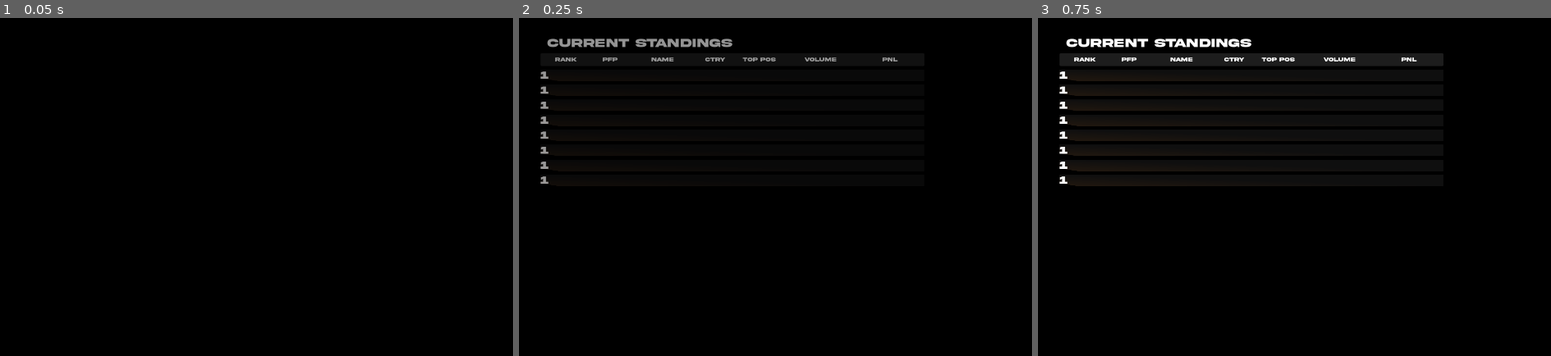
Above: before the commit, frames 1-3 (left to right).
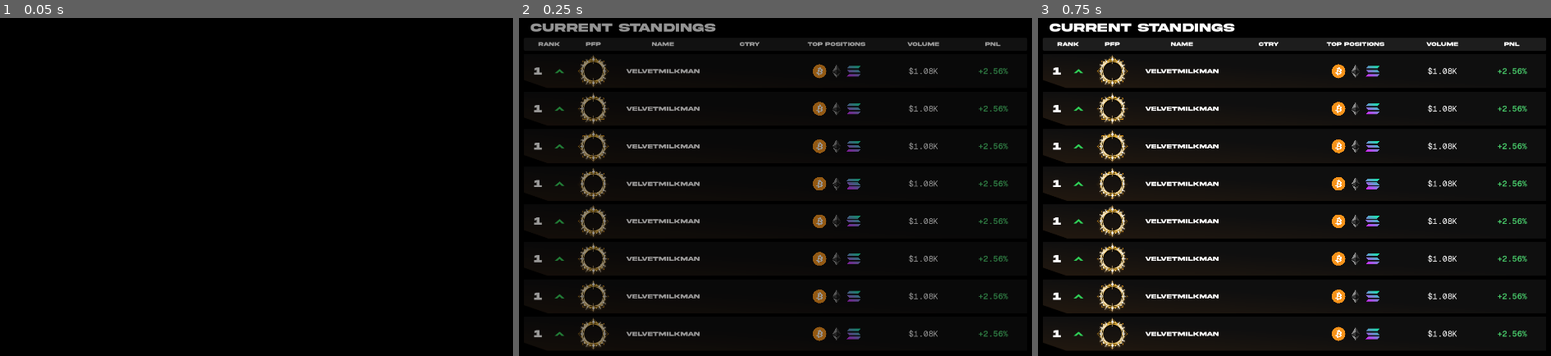
Above: after the commit, the same moments.

Repository: Dexterminator/legend-trade-event-app
Game: Godot game, scene res://scenes/main/main.tscn
Same seed, same stepped clock (60 frames per second), same inputs: the game is played once before the commit and once after it.
Inputs:
- Up to frame 1 (0.05 s): no input
- Up to frame 2 (0.25 s): no input
- Up to frame 3 (0.75 s): tap Enter at 0.5 s; tap 1 at 0.6 s

Frame 1 is identical in both runs. In frame 2, 7.6% of the frame differs, in the area x 2-96%, y 1-99%; in frame 3, 17%, in the area x 0-100%, y 1-99%.
Error in both runs: Invalid access to property or key 'placement_label' on a base object of type 'PanelContainer (PlayerPanel)'. (res://scenes/standings_overlay/standings_overlay.…

Commit message:
Leaerboard layout

Diff:
--- a/client/scenes/standings_overlay/player_panel/player_panel.tscn
+++ b/client/scenes/standings_overlay/player_panel/player_panel.tscn
@@ -4,12 +4,21 @@
 [ext_resource type="Theme" uid="uid://mdn7ofcnq8dn" path="res://assets/theme.tres" id="1_bxhcd"]
 [ext_resource type="Texture2D" uid="uid://ceyw6q48hbfqi" path="res://assets/basecard.svg" id="2_l0tbx"]
 [ext_resource type="FontFile" uid="uid://cnk6su13xxbv4" path="res://assets/akira_expanded/Akira Expanded Demo.otf" id="4_bxhcd"]
+[ext_resource type="Texture2D" uid="uid://chn5yt6q3nvbm" path="res://assets/up-position.svg" id="5_r568l"]
+[ext_resource type="Texture2D" uid="uid://bfluwuj1myb8d" path="res://assets/pfp_border.png" id="6_87vf4"]
+[ext_resource type="Texture2D" uid="uid://fn5cdcyey50a" path="res://assets/flag_us.png" id="7_fqxgb"]
+[ext_resource type="Texture2D" uid="uid://cgkgjq1k4stft" path="res://assets/BTC.png" id="8_oghwe"]
+[ext_resource type="Texture2D" uid="uid://dwje5kcc6t0o3" path="res://assets/SOL.png" id="9_tcy7y"]
+[ext_resource type="Texture2D" uid="uid://bl8l1htj0piq" path="res://assets/ETH.png" id="10_7ty48"]
+[ext_resource type="FontFile" uid="uid://b2ipp26hqd2i1" path="res://assets/Geist_Mono/static/GeistMono-Regular.ttf" id="11_5p1tb"]
+[ext_resource type="FontFile" uid="uid://g8chxwbm1455" path="res://assets/Geist_Mono/static/GeistMono-SemiBold.ttf" id="12_l56je"]
 
 [sub_resource type="StyleBoxTexture" id="StyleBoxTexture_bxhcd"]
 texture = ExtResource("2_l0tbx")
 
 [node name="PlayerPanel" type="PanelContainer" unique_id=275146529]
 clip_contents = true
+custom_minimum_size = Vector2(0, 100)
 offset_right = 228.0
 offset_bottom = 65.0
 size_flags_horizontal = 3
@@ -22,7 +31,9 @@
 layout_mode = 2
 
 [node name="RankContainer" type="HBoxContainer" parent="HBoxContainer" unique_id=1718828486]
+custom_minimum_size = Vector2(150, 0)
 layout_mode = 2
+alignment = 1
 
 [node name="Label" type="Label" parent="HBoxContainer/RankContainer" unique_id=1047074440]
 layout_mode = 2
@@ -30,5 +41,75 @@
 theme_override_font_sizes/font_size = 32
 text = "1"
 
+[node name="Spacer" type="Control" parent="HBoxContainer/RankContainer" unique_id=1955787534]
+custom_minimum_size = Vector2(30, 0)
+layout_mode = 2
+
 [node name="TextureRect" type="TextureRect" parent="HBoxContainer/RankContainer" unique_id=1523804827]
 layout_mode = 2
+texture = ExtResource("5_r568l")
+stretch_mode = 3
+
+[node name="PFP" type="TextureRect" parent="HBoxContainer" unique_id=1286960282]
+layout_mode = 2
+texture = ExtResource("6_87vf4")
+expand_mode = 2
+stretch_mode = 4
+
+[node name="UserNameLabel" type="Label" parent="HBoxContainer" unique_id=901455862]
+custom_minimum_size = Vector2(300, 0)
+layout_mode = 2
+theme_override_fonts/font = ExtResource("4_bxhcd")
+theme_override_font_sizes/font_size = 18
+text = "VELVETMILKMAN"
+horizontal_alignment = 1
+
+[node name="Flag" type="TextureRect" parent="HBoxContainer" unique_id=581039145]
+custom_minimum_size = Vector2(200, 0)
+layout_mode = 2
+texture = ExtResource("7_fqxgb")
+stretch_mode = 3
+
+[node name="TopPositions" type="HBoxContainer" parent="HBoxContainer" unique_id=1978806850]
+custom_minimum_size = Vector2(300, 0)
+layout_mode = 2
+theme_override_constants/separation = 10
+alignment = 1
+
+[node name="TextureRect" type="TextureRect" parent="HBoxContainer/TopPositions" unique_id=395876630]
+custom_minimum_size = Vector2(40, 0)
+layout_mode = 2
+texture = ExtResource("8_oghwe")
+expand_mode = 1
+stretch_mode = 5
+
+[node name="TextureRect2" type="TextureRect" parent="HBoxContainer/TopPositions" unique_id=82287562]
+custom_minimum_size = Vector2(40, 0)
+layout_mode = 2
+texture = ExtResource("10_7ty48")
+expand_mode = 1
+stretch_mode = 5
+
+[node name="TextureRect3" type="TextureRect" parent="HBoxContainer/TopPositions" unique_id=1618009251]
+custom_minimum_size = Vector2(40, 0)
+layout_mode = 2
+texture = ExtResource("9_tcy7y")
+expand_mode = 1
+stretch_mode = 5
+
+[node name="VolumeLabel" type="Label" parent="HBoxContainer" unique_id=1174290722]
+custom_minimum_size = Vector2(200, 0)
+layout_mode = 2
+theme_override_fonts/font = ExtResource("11_5p1tb")
+theme_override_font_sizes/font_size = 24
+text = "$1.08K"
+horizontal_alignment = 1
+
+[node name="PNL" type="Label" parent="HBoxContainer" unique_id=1699235061]
+modulate = Color(0.28267664, 0.7935506, 0.4159217, 1)
+custom_minimum_size = Vector2(200, 0)
+layout_mode = 2
+theme_override_fonts/font = ExtResource("12_l56je")
+theme_override_font_sizes/font_size = 24
+text = "+2.56%"
+horizontal_alignment = 1
--- a/client/scenes/standings_overlay/standings_overlay.tscn
+++ b/client/scenes/standings_overlay/standings_overlay.tscn
@@ -22,10 +22,10 @@
 script = ExtResource("1_ecs45")
 
 [node name="VBoxContainer" type="VBoxContainer" parent="." unique_id=1020999124]
-offset_left = 99.0
-offset_top = 95.0
-offset_right = 426.0
-offset_bottom = 760.0
+offset_left = 50.0
+offset_top = 50.0
+offset_right = 1174.0
+offset_bottom = 1017.0
 theme = ExtResource("2_ldnha")
 theme_override_constants/separation = 10
 
@@ -60,21 +60,21 @@
 horizontal_alignment = 1
 
 [node name="Label3" type="Label" parent="VBoxContainer/TableHeader/HBoxContainer" unique_id=1653892170]
-custom_minimum_size = Vector2(200, 0)
+custom_minimum_size = Vector2(300, 0)
 layout_mode = 2
 text = "NAME"
 horizontal_alignment = 1
 
 [node name="Label4" type="Label" parent="VBoxContainer/TableHeader/HBoxContainer" unique_id=943247563]
-custom_minimum_size = Vector2(100, 0)
+custom_minimum_size = Vector2(200, 0)
 layout_mode = 2
 text = "CTRY"
 horizontal_alignment = 1
 
 [node name="Label5" type="Label" parent="VBoxContainer/TableHeader/HBoxContainer" unique_id=945332305]
-custom_minimum_size = Vector2(150, 0)
+custom_minimum_size = Vector2(300, 0)
 layout_mode = 2
-text = "TOP POS"
+text = "TOP POSITIONS"
 horizontal_alignment = 1
 
 [node name="Label6" type="Label" parent="VBoxContainer/TableHeader/HBoxContainer" unique_id=1744274931]
--- a/client/scripts/utils.gd
+++ b/client/scripts/utils.gd
@@ -32,6 +32,23 @@
 			s = str(s, n_str[i])
 
 	return s
+
+
+static func format_compact_number(value: float, prefix: String = "") -> String:
+	var suffixes := ["", "K", "M", "B", "T"]
+	var scaled := absf(value)
+	var suffix_index := 0
+
+	while scaled >= 1000.0 and suffix_index < suffixes.size() - 1:
+		scaled /= 1000.0
+		suffix_index += 1
+
+	var formatted := "%.2f" % scaled
+	while formatted.contains(".") and (formatted.ends_with("0") or formatted.ends_with(".")):
+		formatted = formatted.left(-1)
+
+	var value_sign := "-" if value < 0.0 else ""
+	return "%s%s%s%s" % [value_sign, prefix, formatted, suffixes[suffix_index]]
 
 
 static func spawn(factory: PackedScene, parent: Node2D, pos: Vector2) -> Node2D:
Binary file added: client/assets/BTC.png
Binary file added: client/assets/ETH.png
Binary file added: client/assets/SOL.png
Binary file added: client/assets/pfp_border.png
